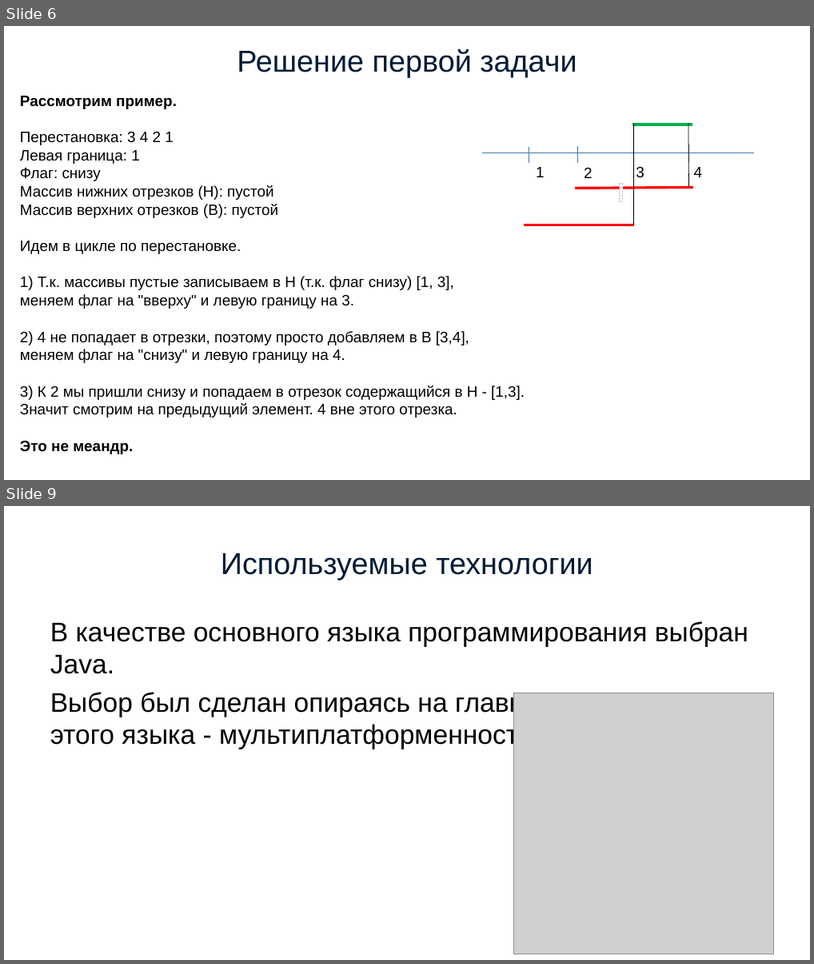
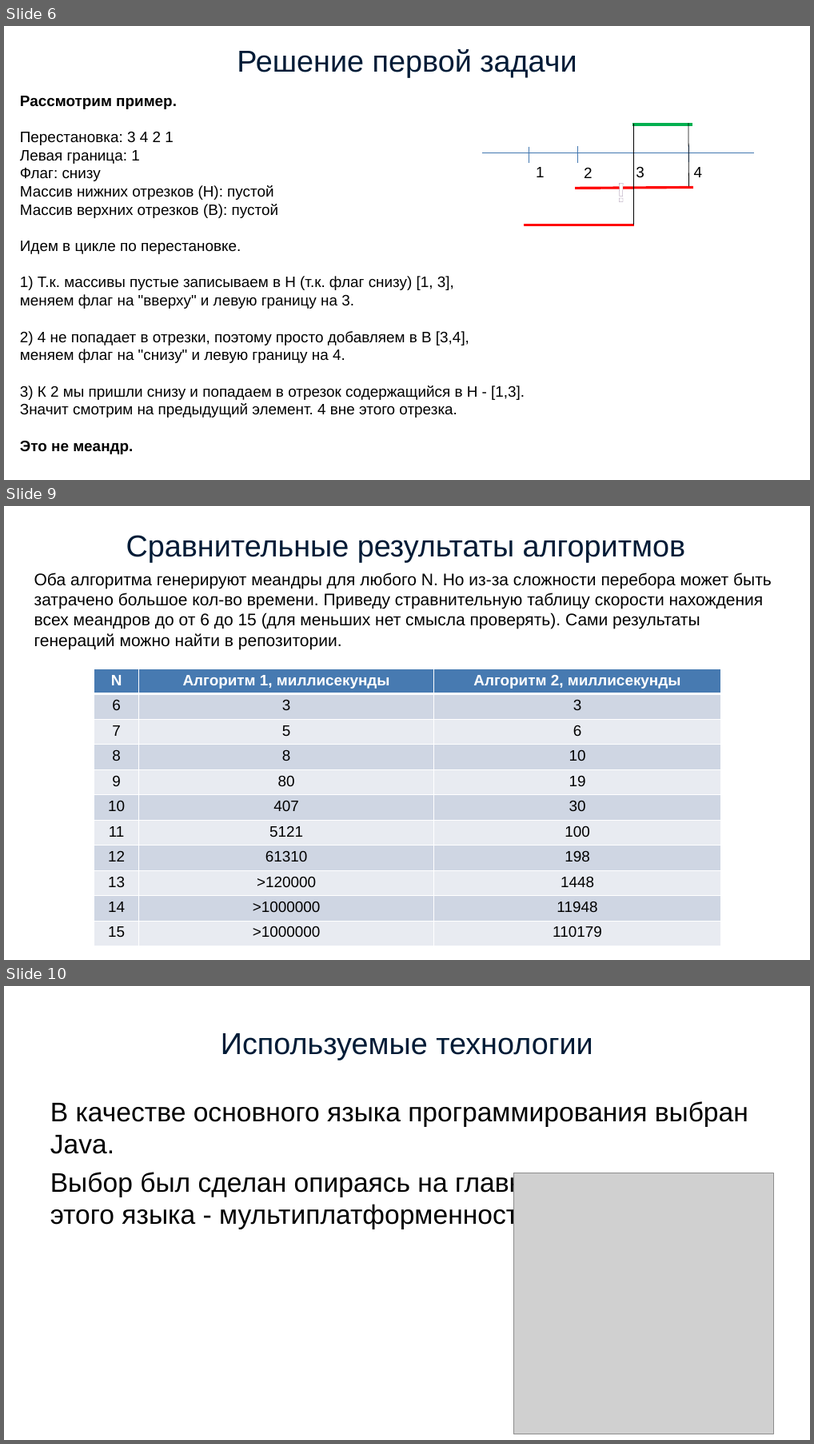
Before and after one commit to simonvar/Meanders, a slide deck: documents/presentation.pptx. Shown one above the other, each under a label of ours: slides 6 and 9 before the commit, slides 6, 9 and 10 after it; the slides between them are not shown. The pictures are 814x964 and 814x1444 pixels, drawn with LibreOffice and Linux fonts; fonts in the diff are those of the drawing; grey boxes stand for pictures. Boxes give left, top, right and bottom in pixels: in the first picture for what was removed or moved away, otherwise in the second. Text is boxed around its words. In the diff, an @@ line names an element or a change of style, - is before the commit and + after.

```diff
--- a/documents/presentation.pptx
+++ b/documents/presentation.pptx
@@ slide 9 added at <box>4,506,810,960</box>, background #FFFFFF @@
@@ title added at <box>126,535,686,562</box>, 36 pt, text #001B36 @@
+Сравнительные результаты алгоритмов
@@ text added at <box>34,572,772,649</box>, 20 pt, text #000000 @@
+Оба алгоритма генерируют меандры для любого N. Но из-за сложности перебора может быть затрачено большое кол-во времени. Приведу стравнительную таблицу скорости нахождения всех меандров до от 6 до 15 (для меньших нет смысла проверять). Сами результаты генераций можно найти в репозитории.
@@ table added at <box>94,668,722,946</box>, 11 rows, 3 columns @@
+N | Алгоритм 1, миллисекунды | Алгоритм 2, миллисекунды
+6 | 3 | 3
+7 | 5 | 6
+8 | 8 | 10
+9 | 80 | 19
+10 | 407 | 30
+11 | 5121 | 100
+12 | 61310 | 198
+13 | >120000 | 1448
+14 | >1000000 | 11948
+15 | >1000000 | 110179
@@ what was slide 9 is now slide 10 @@
```
Also in this commit, not shown: 4 slides changed, 22 other files.
